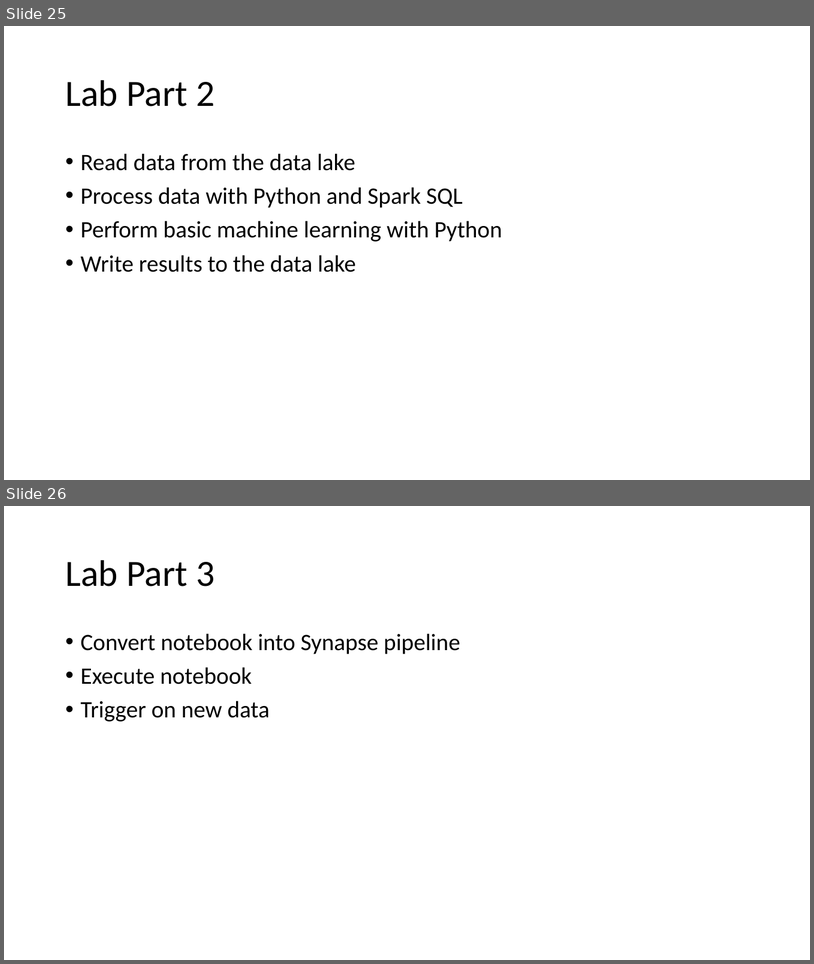
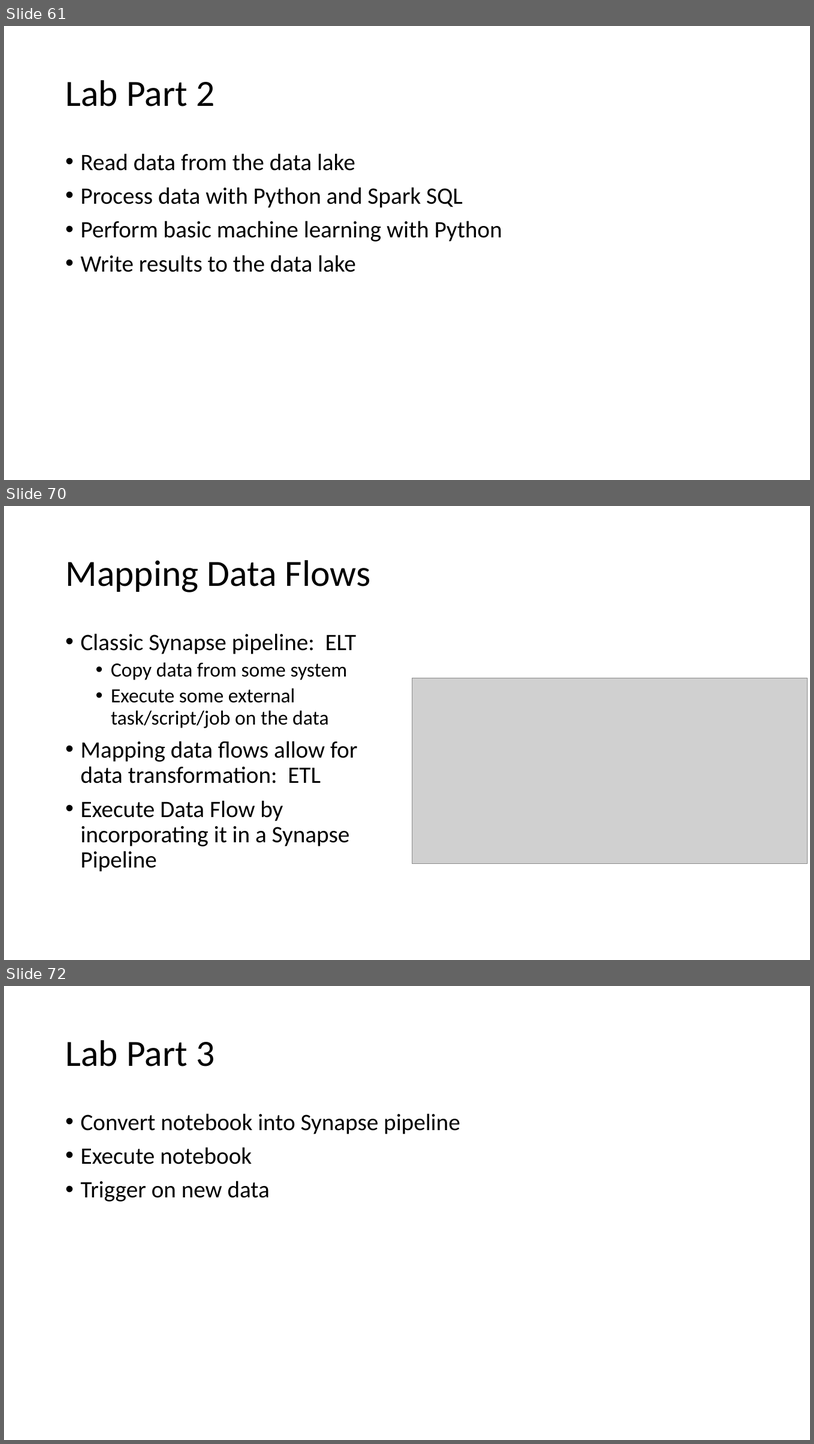
Before and after one commit to solliancenet/precon-synapse-power-bi, a slide deck: Slides/02 - Synapse Development.pptx. Shown one above the other, each under a label of ours: slides 25 and 26 before the commit, slides 61, 70 and 72 after it; the slides between them are not shown. The pictures are 814x964 and 814x1444 pixels, drawn with LibreOffice and Linux fonts; fonts in the diff are those of the drawing; grey boxes stand for pictures. Boxes give left, top, right and bottom in pixels: in the first picture for what was removed or moved away, otherwise in the second. Text is boxed around its words. In the diff, an @@ line names an element or a change of style, - is before the commit and + after.

```diff
--- a/Slides/02 - Synapse Development.pptx
+++ b/Slides/02 - Synapse Development.pptx
@@ slide 70 added at (4,506,810,960), background #FFFFFF @@
@@ title added at (65,560,371,592), 44 pt, text #000000 @@
+Mapping Data Flows
@@ text added at (81,633,357,871), 28 pt, text #000000 @@
+• Classic Synapse pipeline: ELT
+  • Copy data from some system
+  • Execute some external task/script/job on the data
+• Mapping data flows allow for data transformation: ETL
+• Execute Data Flow by incorporating it in a Synapse Pipeline
@@ picture added at (413,678,808,864) @@
@@ what was slide 25 is now slide 61 @@
@@ what was slide 26 is now slide 72 @@
```
Also in this commit, not shown: 2 slides changed, 48 other slides added, 3 slides removed.
